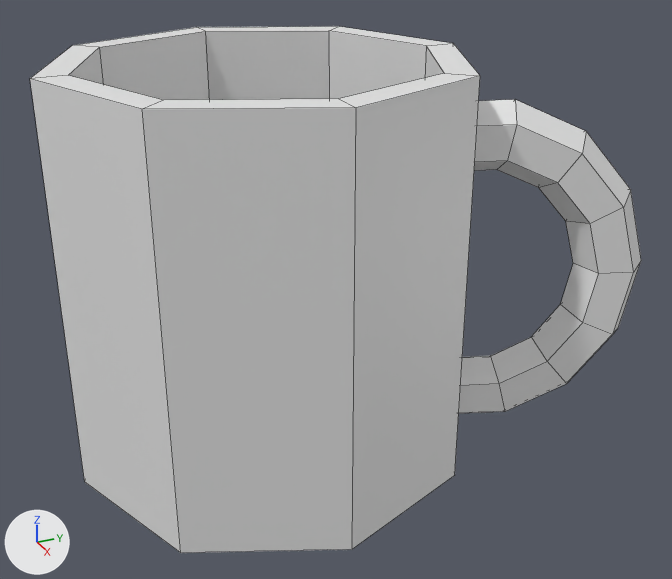
Renders of the Blender file HackerMan/Assets/Assets/Meshes/coffee_mug.blend from each side of a commit.
Rendered twice from a 50 mm camera at (6.02, -3.38, 4.69) aimed at (2.1, -1.61, 2.73). The lights are fixed; the arrows at lower left show +X, +Y and +Z. Mesh edges are drawn as thin lines.
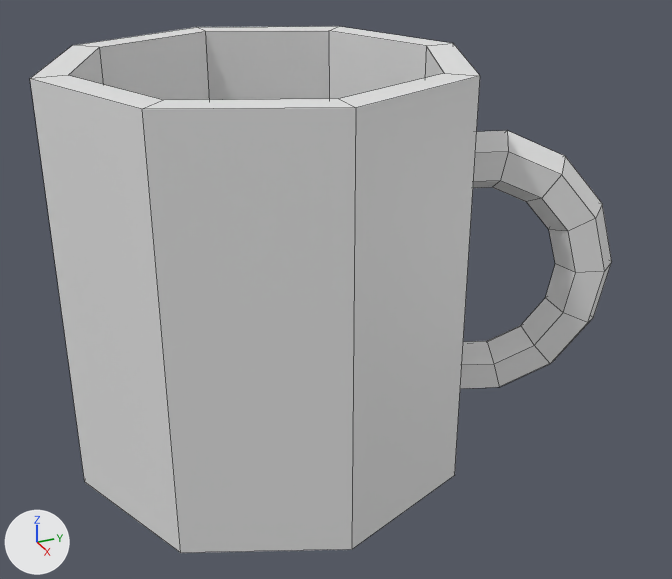
The change, as a diff of the scene's bpy script:
```diff
--- a/HackerMan/Assets/Assets/Meshes/coffee_mug.blend.py
+++ b/HackerMan/Assets/Assets/Meshes/coffee_mug.blend.py
@@ ob_torus_002 @@
 ob_torus_002.rotation_euler = (1.706, 1.761, 1.303)  # degrees (98, 101, 75)
-ob_torus_002.scale = (0.665, 0.665, 0.665)
+ob_torus_002.scale = (0.55, 0.55, 0.55)
```

Location of each change, [x1, y1, x2, y2] in pixels of the pictures (672 x 579 px):
'Torus.002', rescaled (16% narrower, 17% shorter)
    before: [459, 99, 641, 413]
    after: [460, 130, 612, 389]
